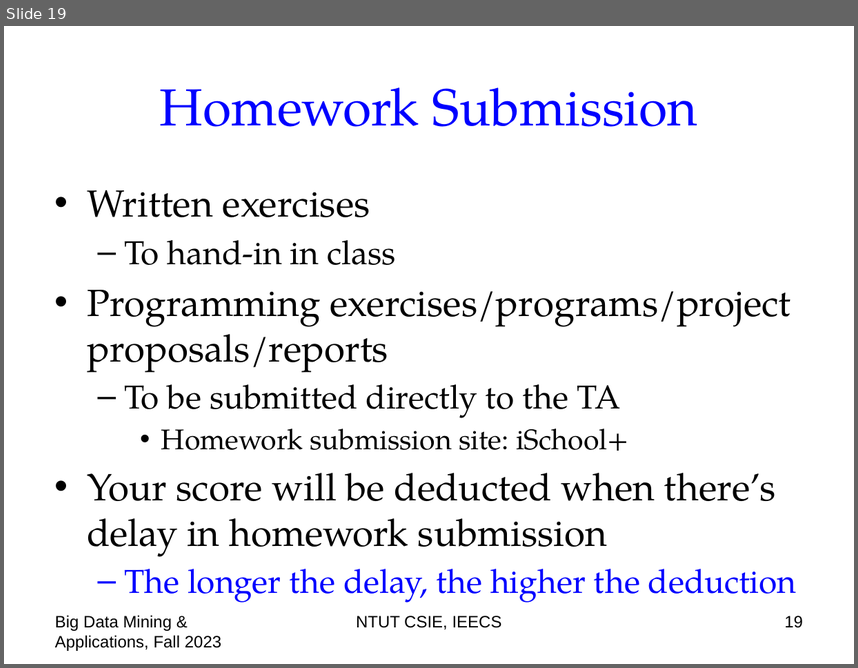
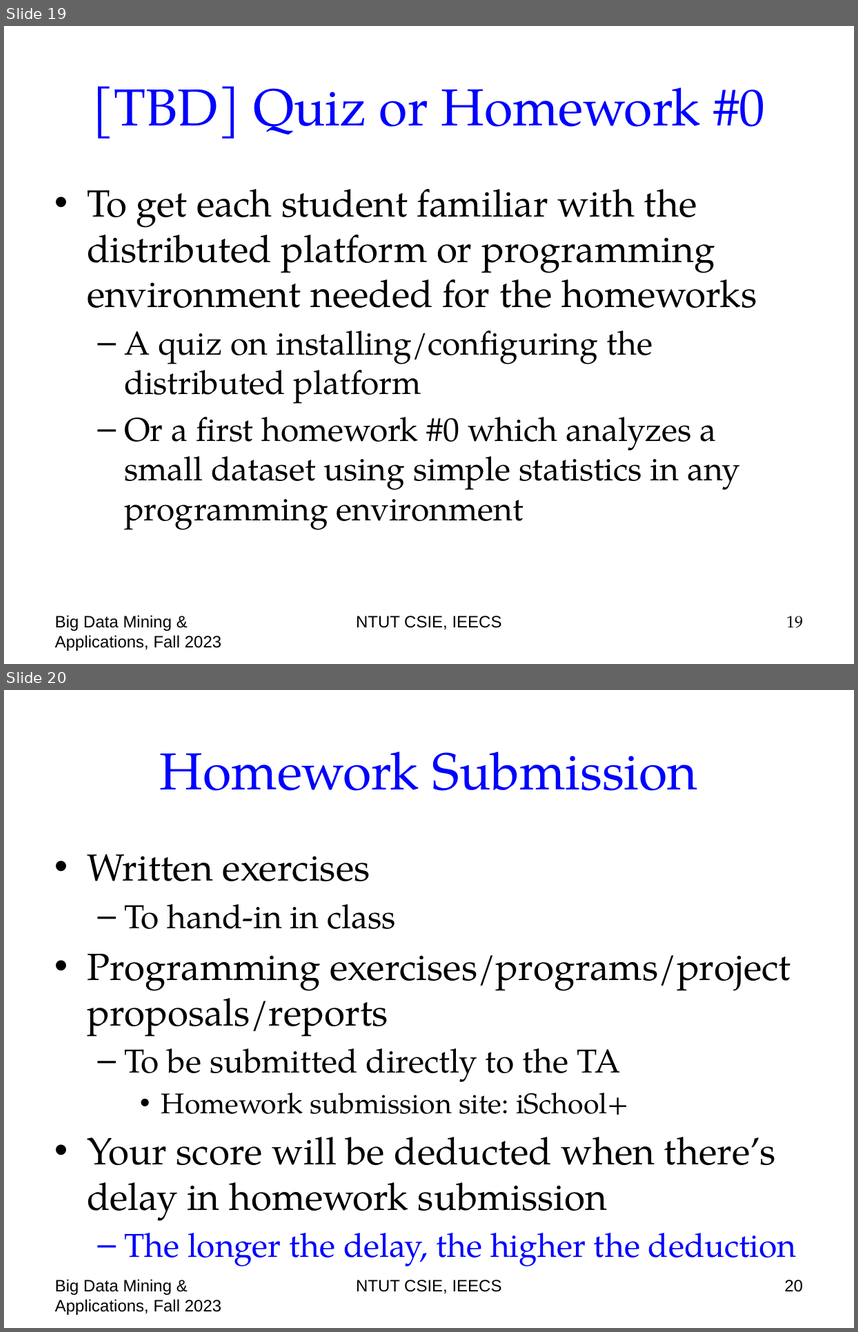
Before and after one commit to chriswjh/chriswjh.github.io, a slide deck: BDM/00-overview.pptx. Shown one above the other, each under a label of ours: slide 19 before the commit, slides 19 and 20 after it. The pictures are 858x668 and 858x1332 pixels, drawn with LibreOffice and Linux fonts; fonts in the diff are those of the drawing. Boxes give left, top, right and bottom in pixels: in the first picture for what was removed or moved away, otherwise in the second. Text is boxed around its words. In the diff, an @@ line names an element or a change of style, - is before the commit and + after.

```diff
--- a/BDM/00-overview.pptx
+++ b/BDM/00-overview.pptx
@@ slide 19 added at (4, 26, 854, 664), background #FFFFFF @@
@@ title added at (92, 86, 765, 138), 44 pt, text #0000FF @@
+[TBD] Quiz or Homework #0
@@ text added at (87, 189, 757, 530), 28 pt, text #000000 @@
+• To get each student familiar with the distributed platform or programming environment needed for the homeworks
+  – A quiz on installing/configuring the distributed platform
+  – Or a first homework #0 which analyzes a small dataset using simple statistics in any programming environment
@@ text added at (55, 615, 221, 650), 14 pt, text #000000 @@
+Big Data Mining & Applications, Fall 2023
@@ text added at (356, 615, 502, 629), 14 pt, text #000000 @@
+NTUT CSIE, IEECS
@@ page number added at (786, 615, 803, 628), 14 pt, text #000000 @@
+19
@@ what was slide 19 is now slide 20 @@
@@ page number at (784, 1279, 803, 1292): text changed @@
-19
+20
```
Also in this commit, not shown: 4 slides changed.
